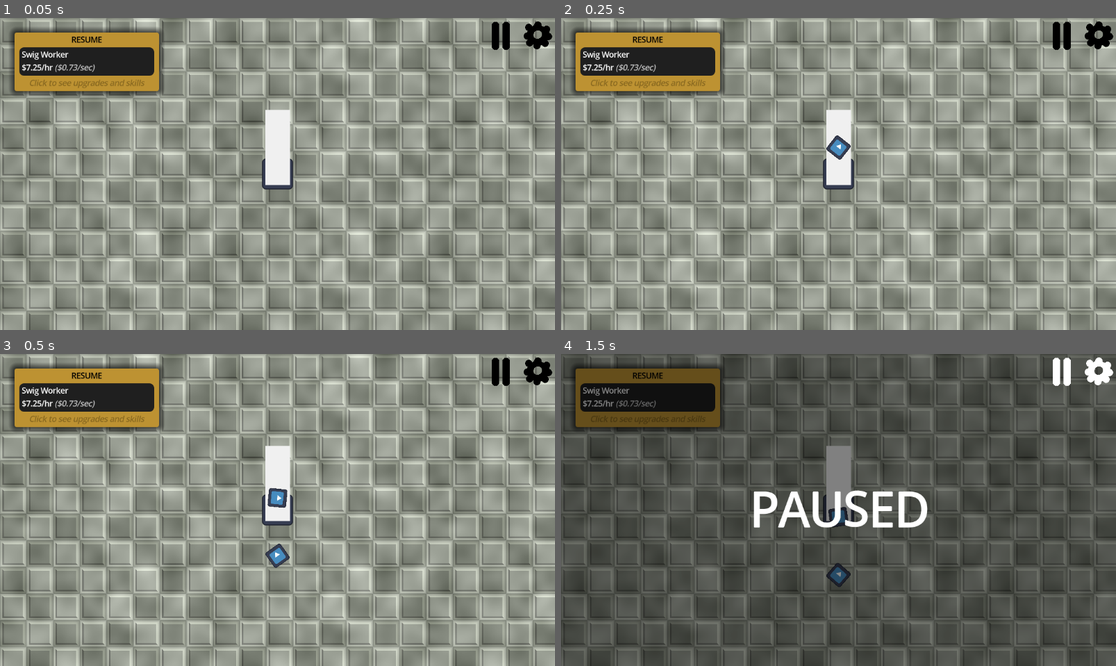
Above: before the commit, frames 1-4 (two rows, left to right).
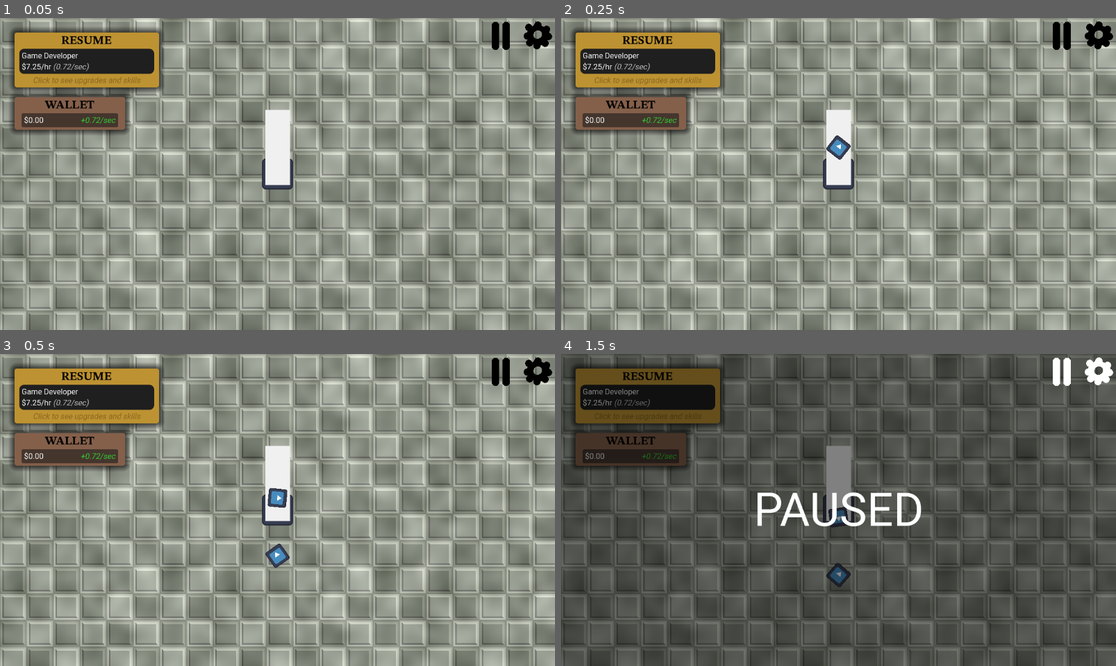
Above: after the commit, the same moments.

Repository: artmouse155/Escape-Minimum-Wage
Game: Godot game, scene res://main.tscn
Two runs of this game, one before a commit and one after it. Both use one fixed random seed, a clock stepped at 60 frames per second and the inputs below. The engine's default icon, where the game draws it, is replaced by a stand-in: a white triangle on a blue panel in a dark square.
Inputs (mouse positions are in pixels of both pictures, inside the frame that each line leads up to):
- Up to frame 1 (0.05 s): no input
- Up to frame 2 (0.25 s): no input
- Up to frame 3 (0.5 s): no input
- Up to frame 4 (1.5 s): click (1060, 372) at 0.5 s; click (649, 394) at 1.27 s

The runs differ from the first frame. In frame 1, 4.2% of the frame differs, in the area x 1-30%, y 5-38%; in frame 2, 4.2%; in frame 3, 4.2%; in frame 4, 4.5%, in the area x 1-67%, y 5-56%.

Commit message:
New UI
- New UI that might be in the final game honesty
- Player Data and money gets passed around

Diff:
--- a/escape-minimum-wage/Game/World/Enemy/enemy_spawner.gd
+++ b/escape-minimum-wage/Game/World/Enemy/enemy_spawner.gd
@@ -15,9 +15,7 @@
 
 var time_counter := 0.0
 
-# Called when the node enters the scene tree for the first time.
-#func _ready() -> void:
-	#spawn_enemies(1)
+signal enemy_dead(_raise_amt: float, _title: String)
 
 func spawn_enemies(num: int) -> void:
 	assert(SpawnPath and Follow, "No SpawnPath and/or Follow")
@@ -32,9 +30,9 @@
 	var min_pay = level_data[level - 1][Game.LevelDataTypes.MIN_PAY]
 	var max_pay = level_data[level - 1][Game.LevelDataTypes.MAX_PAY]
 	var enemydata = EnemyResource.new(level, EnemyResource.Type.COMMON, randf_range(min_pay, max_pay), 300, "Sewage Worker",)
-
 	var enemy : Enemy = EnemyScene.instantiate()
 	enemy.init(enemydata, pos, PlayerNode)
+	enemy.dead.connect(on_dead)
 	add_child(enemy)
 
 
@@ -57,3 +55,6 @@
 
 func on_playerdata_updated(playerdata : PlayerResource):
 	level = playerdata.level
+
+func on_dead(_raise_amt: float, _title: String):
+	enemy_dead.emit(_raise_amt, _title)
--- a/escape-minimum-wage/Game/World/world.gd
+++ b/escape-minimum-wage/Game/World/world.gd
@@ -5,11 +5,6 @@
 
 @export var Camera: Camera2D
 
-# Called when the node enters the scene tree for the first time.
-func _ready() -> void:
-	pass # Replace with function body.
-
-
 
 func _input(_event: InputEvent) -> void:
 	if Input.is_action_just_pressed("reset"):
--- a/escape-minimum-wage/Game/game.gd
+++ b/escape-minimum-wage/Game/game.gd
@@ -6,6 +6,12 @@
 @export var Pause: Button
 @export var Settings: Button
 @export var PauseScreen: ColorRect
+
+@export_group("Labels")
+@export var TitleLabel: Label
+@export var SalaryLabel: RichTextLabel
+@export var MoneyLabel: Label
+@export var RateLabel: RichTextLabel
 
 const LevelDataTypes := {
 		LEVEL = "level",
@@ -26,6 +32,7 @@
 	assert(WorldNode, "No world node found")
 	playerdata_updated.connect(WorldNode.PlayerNode.on_playerdata_updated)
 	playerdata_updated.connect(WorldNode.EnemySpawnerNode.on_playerdata_updated)
+	WorldNode.EnemySpawnerNode.enemy_dead.connect(on_enemy_dead)
 	update_playerdata(PlayerResource.new())
 
 func _input(event: InputEvent) -> void:
@@ -48,4 +55,13 @@
 
 func update_playerdata(_playerdata: PlayerResource):
 	playerdata = _playerdata
+	TitleLabel.text = playerdata.title
+	SalaryLabel.text = "$%0.2f/hr [color=gray][i](%0.2f/sec)[/i][/color]" % [playerdata.salary, playerdata.salary / 10]
+	MoneyLabel.text = "$%0.2f" % playerdata.money
+	RateLabel.text = "[color=#34d134][i]+%0.2f/sec[/i][/color]" % (playerdata.salary / 10)
 	playerdata_updated.emit(playerdata)
+
+func on_enemy_dead(_raise_amt: float, _title: String):
+	playerdata.salary += _raise_amt
+	playerdata.title = _title
+	update_playerdata(playerdata)
--- a/escape-minimum-wage/Game/game.tscn
+++ b/escape-minimum-wage/Game/game.tscn
@@ -6,6 +6,7 @@
 [ext_resource type="Theme" uid="uid://d1gbsuhluo4pk" path="res://Resources/Theme/main_theme.tres" id="1_oomkl"]
 [ext_resource type="Texture2D" uid="uid://dvyv6daemehqr" path="res://Game/World/tiles.png" id="2_7raqb"]
 [ext_resource type="Texture2D" uid="uid://cvy8hb0kkcmuv" path="res://Game/UI/pause_black.png" id="5_qmv3x"]
+[ext_resource type="FontFile" uid="uid://blyvam7ls03v6" path="res://Resources/STIX_Two_Text/static/STIXTwoText-Bold.ttf" id="6_buohc"]
 [ext_resource type="Texture2D" uid="uid://dtvw1irhowm2l" path="res://Game/UI/gear_black.png" id="6_oomkl"]
 
 [sub_resource type="ShaderMaterial" id="ShaderMaterial_7raqb"]
@@ -26,6 +27,8 @@
 shadow_size = 13
 
 [sub_resource type="LabelSettings" id="LabelSettings_buohc"]
+font = ExtResource("6_buohc")
+font_size = 24
 font_color = Color(0, 0, 0, 1)
 
 [sub_resource type="StyleBoxFlat" id="StyleBoxFlat_kul4i"]
@@ -35,7 +38,15 @@
 corner_radius_bottom_right = 10
 corner_radius_bottom_left = 10
 
-[node name="Game" type="Control" node_paths=PackedStringArray("WorldNode", "Pause", "Settings", "PauseScreen")]
+[sub_resource type="StyleBoxFlat" id="StyleBoxFlat_buohc"]
+bg_color = Color(0.517647, 0.376471, 0.290196, 1)
+corner_radius_top_left = 5
+corner_radius_top_right = 5
+corner_radius_bottom_right = 5
+corner_radius_bottom_left = 5
+shadow_size = 13
+
+[node name="Game" type="Control" node_paths=PackedStringArray("WorldNode", "Pause", "Settings", "PauseScreen", "TitleLabel", "SalaryLabel", "MoneyLabel", "RateLabel")]
 process_mode = 3
 layout_mode = 3
 anchors_preset = 15
@@ -50,6 +61,10 @@
 Pause = NodePath("PauseAndSettings/Pause")
 Settings = NodePath("PauseAndSettings/Settings")
 PauseScreen = NodePath("PauseScreen")
+TitleLabel = NodePath("MarginContainer/InGameUI/PanelContainer/MarginContainer/VBoxContainer/PanelContainer/MarginContainer/VBoxContainer/Position")
+SalaryLabel = NodePath("MarginContainer/InGameUI/PanelContainer/MarginContainer/VBoxContainer/PanelContainer/MarginContainer/VBoxContainer/Salary")
+MoneyLabel = NodePath("MarginContainer/InGameUI/Money/MarginContainer/VBoxContainer/Money/MarginContainer/MoneyLabel")
+RateLabel = NodePath("MarginContainer/InGameUI/Money/MarginContainer/VBoxContainer/Money/MarginContainer/RateLabel")
 
 [node name="BG" type="ColorRect" parent="."]
 material = SubResource("ShaderMaterial_7raqb")
@@ -89,6 +104,7 @@
 
 [node name="InGameUI" type="VBoxContainer" parent="MarginContainer"]
 layout_mode = 2
+theme_override_constants/separation = 20
 
 [node name="PanelContainer" type="PanelContainer" parent="MarginContainer/InGameUI"]
 custom_minimum_size = Vector2(300, 0)
@@ -141,6 +157,55 @@
 text = "[color=#896920][i]Click to see upgrades and skills[/i][/color]"
 fit_content = true
 horizontal_alignment = 1
+
+[node name="ResumeButton" type="Button" parent="MarginContainer/InGameUI/PanelContainer"]
+layout_mode = 2
+focus_mode = 0
+mouse_default_cursor_shape = 2
+flat = true
+
+[node name="Money" type="PanelContainer" parent="MarginContainer/InGameUI"]
+layout_mode = 2
+size_flags_horizontal = 0
+theme_override_styles/panel = SubResource("StyleBoxFlat_buohc")
+
+[node name="MarginContainer" type="MarginContainer" parent="MarginContainer/InGameUI/Money"]
+layout_mode = 2
+theme_override_constants/margin_left = 15
+theme_override_constants/margin_top = 5
+theme_override_constants/margin_right = 15
+theme_override_constants/margin_bottom = 5
+
+[node name="VBoxContainer" type="VBoxContainer" parent="MarginContainer/InGameUI/Money/MarginContainer"]
+layout_mode = 2
+
+[node name="Label" type="Label" parent="MarginContainer/InGameUI/Money/MarginContainer/VBoxContainer"]
+layout_mode = 2
+text = "WALLET"
+label_settings = SubResource("LabelSettings_buohc")
+horizontal_alignment = 1
+
+[node name="Money" type="PanelContainer" parent="MarginContainer/InGameUI/Money/MarginContainer/VBoxContainer"]
+layout_mode = 2
+
+[node name="MarginContainer" type="MarginContainer" parent="MarginContainer/InGameUI/Money/MarginContainer/VBoxContainer/Money"]
+custom_minimum_size = Vector2(200, 0)
+layout_mode = 2
+theme_override_constants/margin_left = 5
+theme_override_constants/margin_top = 5
+theme_override_constants/margin_right = 5
+theme_override_constants/margin_bottom = 5
+
+[node name="MoneyLabel" type="Label" parent="MarginContainer/InGameUI/Money/MarginContainer/VBoxContainer/Money/MarginContainer"]
+layout_mode = 2
+text = "$ 27.95"
+
+[node name="RateLabel" type="RichTextLabel" parent="MarginContainer/InGameUI/Money/MarginContainer/VBoxContainer/Money/MarginContainer"]
+layout_mode = 2
+bbcode_enabled = true
+text = "[color=#34d134][i]+$0.73/sec[/i][/color]"
+fit_content = true
+horizontal_alignment = 2
 
 [node name="PauseScreen" type="ColorRect" parent="."]
 visible = false
@@ -184,12 +249,14 @@
 [node name="Pause" type="Button" parent="PauseAndSettings"]
 layout_mode = 2
 focus_mode = 0
+mouse_default_cursor_shape = 2
 icon = ExtResource("5_qmv3x")
 flat = true
 
 [node name="Settings" type="Button" parent="PauseAndSettings"]
 layout_mode = 2
 focus_mode = 0
+mouse_default_cursor_shape = 2
 icon = ExtResource("6_oomkl")
 flat = true
 
--- a/escape-minimum-wage/Resources/Player/player_resource.gd
+++ b/escape-minimum-wage/Resources/Player/player_resource.gd
@@ -1,7 +1,8 @@
 class_name PlayerResource extends Resource
 
 @export var level : int = 1
-@export var salary : float = 7.50
+@export var title : String = "Game Developer"
+@export var salary : float = 7.25
 @export var money : float = 0.00
 
 @export var work_history : Dictionary[String,int] = {}
--- a/escape-minimum-wage/project.godot
+++ b/escape-minimum-wage/project.godot
@@ -25,6 +25,7 @@
 
 [gui]
 
+theme/custom_font="uid://uprm52qhtbqp"
 theme/default_font_multichannel_signed_distance_field=true
 
 [input]
Not shown: 1 places in escape-minimum-wage/Game/game.tscn that only renumber resources
Not shown, added: escape-minimum-wage/Resources/Roboto/OFL.txt
Not shown, added: escape-minimum-wage/Resources/Roboto/README.txt
Binary file added: escape-minimum-wage/Resources/Roboto/Roboto-Italic-VariableFont_wdth,wght.ttf
Not shown, added: escape-minimum-wage/Resources/Roboto/Roboto-Italic-VariableFont_wdth,wght.ttf.import
Binary file added: escape-minimum-wage/Resources/Roboto/Roboto-VariableFont_wdth,wght.ttf
Not shown, added: escape-minimum-wage/Resources/Roboto/Roboto-VariableFont_wdth,wght.ttf.import
Binary file added: escape-minimum-wage/Resources/Roboto/static/Roboto-Black.ttf
Not shown, added: escape-minimum-wage/Resources/Roboto/static/Roboto-Black.ttf.import
Binary file added: escape-minimum-wage/Resources/Roboto/static/Roboto-BlackItalic.ttf
Not shown, added: escape-minimum-wage/Resources/Roboto/static/Roboto-BlackItalic.ttf.import
Binary file added: escape-minimum-wage/Resources/Roboto/static/Roboto-Bold.ttf
(and 104 more such lines)
